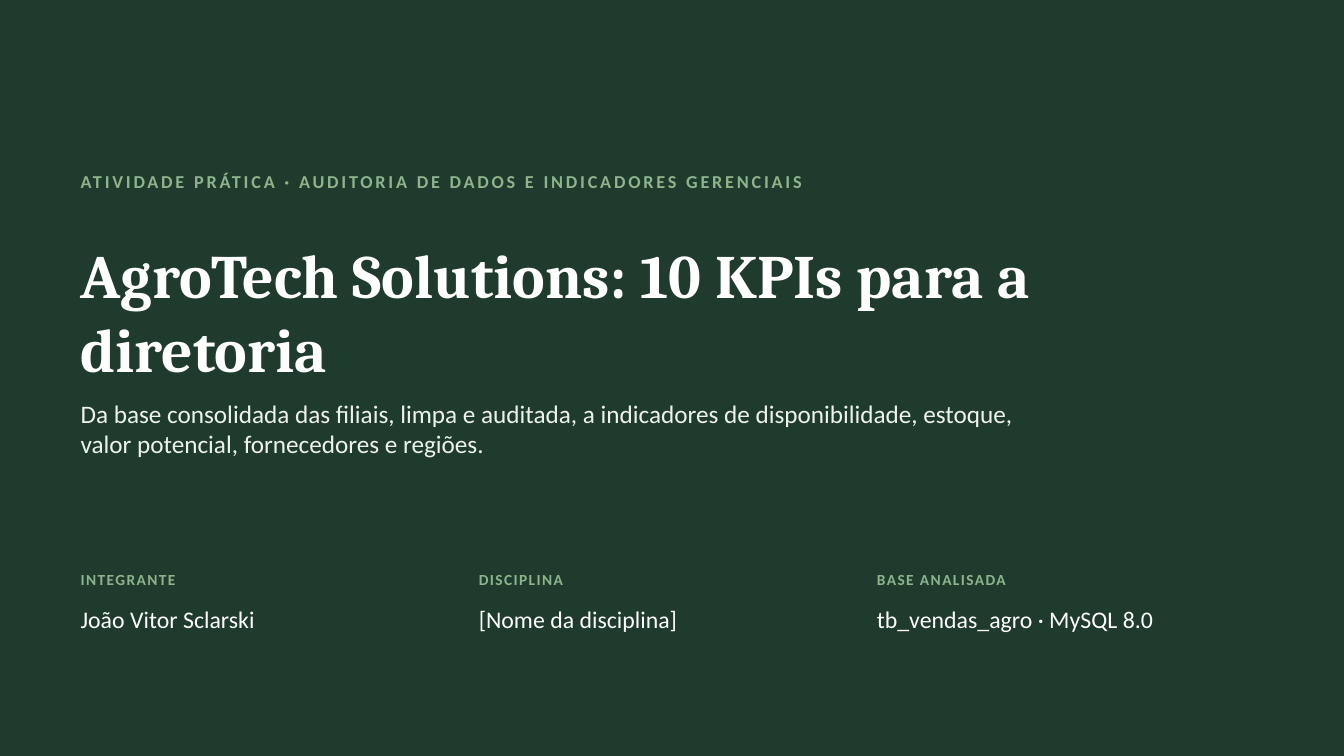
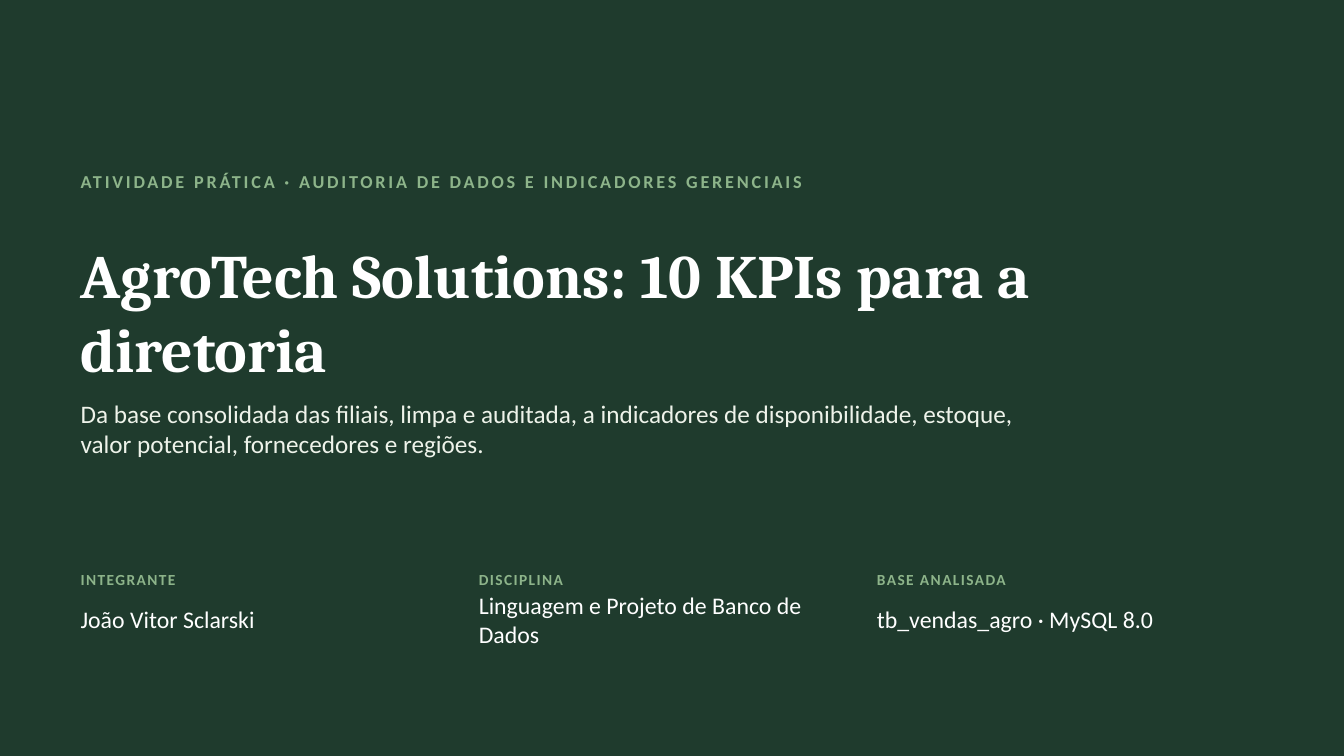
Before and after one commit to joaosclarski/analise_de_dados_agrotech, a slide deck: slide 1 of AgroTech_KPIs_Joao_Vitor_Sclarski.pptx. Drawn at 1344x756 pixels with LibreOffice and Linux fonts; fonts in the diff are those of the drawing. Boxes give left, top, right and bottom in pixels: in the first picture for what was removed or moved away, otherwise in the second. Text is boxed around its words. In the diff, an @@ line names an element or a change of style, - is before the commit and + after.

```diff
--- a/AgroTech_KPIs_Joao_Vitor_Sclarski.pptx
+++ b/AgroTech_KPIs_Joao_Vitor_Sclarski.pptx
@@ text at bbox=[479, 597, 801, 643]: text changed @@
-[Nome da disciplina]
+Linguagem e Projeto de Banco de Dados
```
Also in this commit, not shown: 2 other files.
